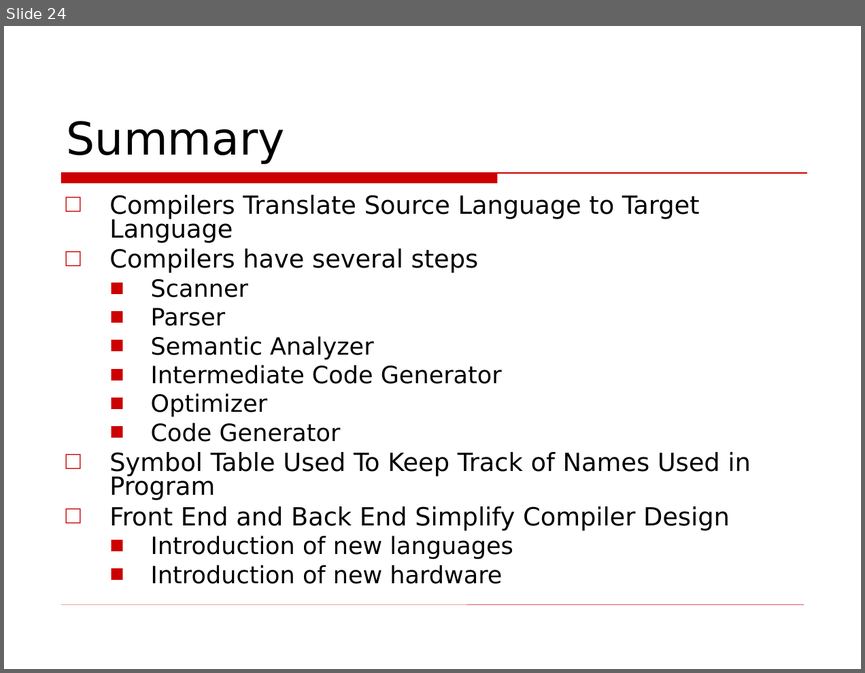
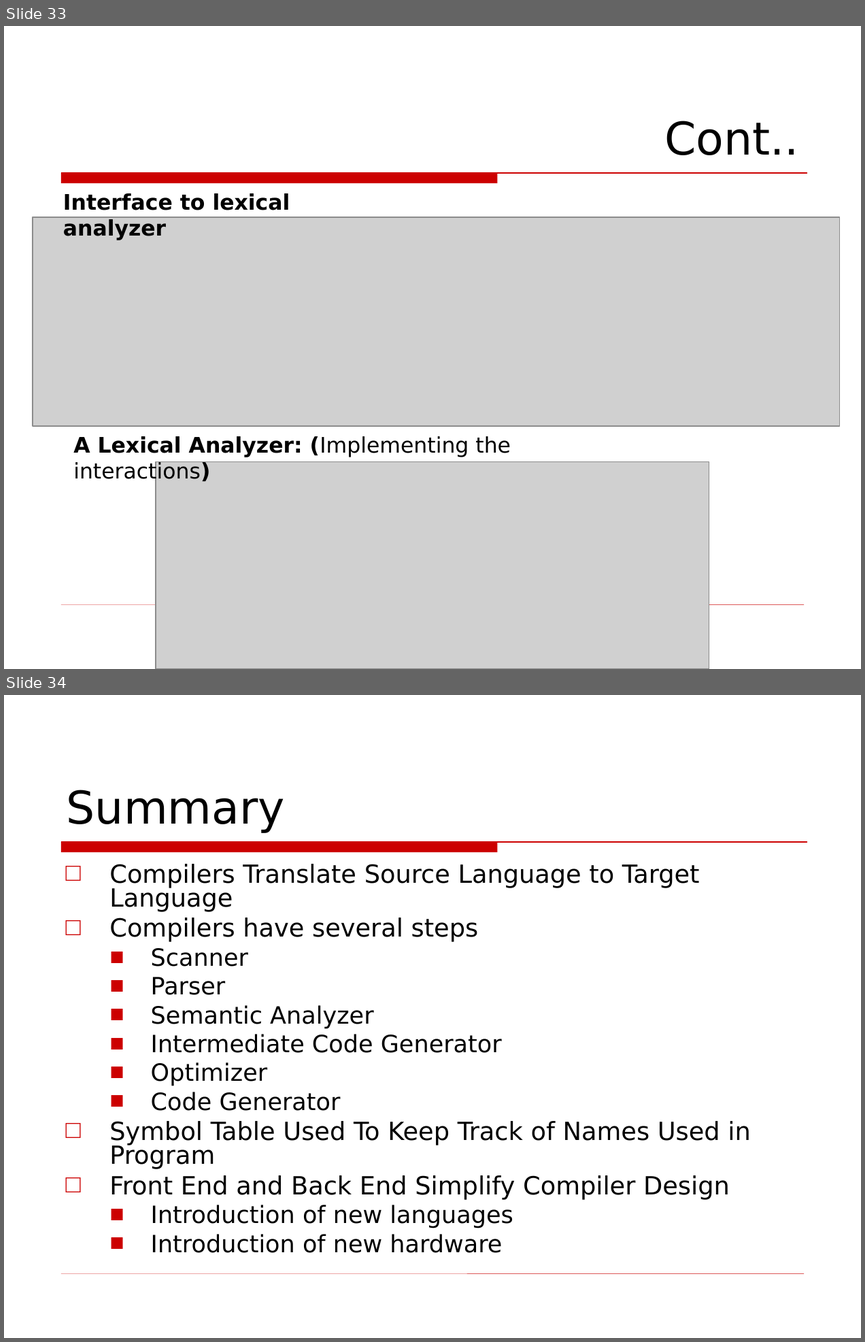
Before and after one commit to Fuuast-BSCS/Compiler-Construction, a slide deck: Compiler-02.ppt. Shown one above the other, each under a label of ours: slide 24 before the commit, slides 33 and 34 after it. The pictures are 865x673 and 865x1342 pixels, drawn with LibreOffice and Linux fonts; fonts in the diff are those of the drawing; grey boxes stand for pictures; background and template pictures are left out. Boxes give left, top, right and bottom in pixels: in the first picture for what was removed or moved away, otherwise in the second. Text is boxed around its words. In the diff, an @@ line names an element or a change of style, - is before the commit and + after.

```diff
--- a/Compiler-02.ppt
+++ b/Compiler-02.ppt
@@ slide 33 added at (4, 26, 861, 669), background picture (left out); not listed: 2 template elements that a slide beside it also shows @@
@@ title added at (664, 121, 799, 155), 38 pt, text #000000 @@
+Cont..
@@ text added at (63, 193, 290, 240), 18 pt, text #000000, bold @@
+Interface to lexical analyzer
@@ picture added at (33, 217, 839, 426) @@
@@ text added at (73, 436, 511, 483), 18 pt, text #000000 @@
+A Lexical Analyzer: (Implementing the interactions)
@@ picture added at (156, 461, 709, 669) @@
@@ what was slide 24 is now slide 34 @@
```
Also in this commit, not shown: 2 slides changed, 12 other slides added, 3 slides removed.
